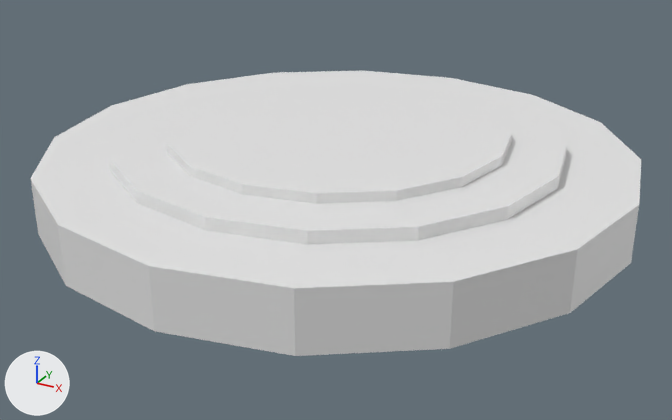
Before and after pictures for a commit that changed the Blender file blends/boat_wind_dir.blend.
One viewpoint serves both versions: a 50 mm camera at (0.302, -0.553, 0.238) aimed at (0.005, -0.013, -0.032). Every picture has the same lights, and +X, +Y and +Z are marked at lower left. The picture after the commit comes second.
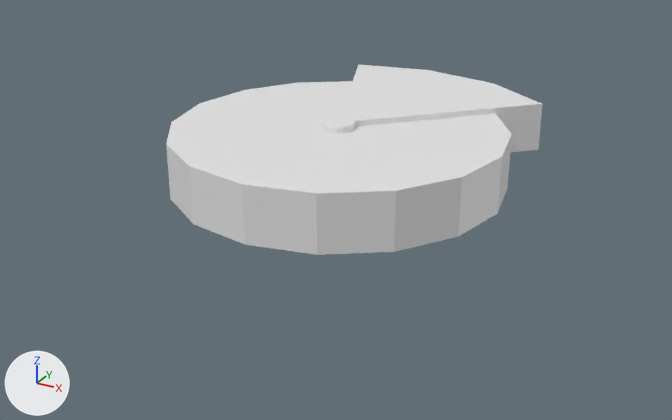
Diff of the bpy script that builds the scene:
```diff
--- a/blends/boat_wind_dir.blend.py
+++ b/blends/boat_wind_dir.blend.py
@@ me_cylinder_004 @@
+me_cylinder_004.from_pydata(...)  # 40 vertices, 26 faces; spans x -1.0..0.07, y -0.38..0.71, z -1.0..1.0
@@ ob_cylinder @@
 ob_cylinder.scale = (-0.16, -0.16, -0.0183)
+ob_cylinder.hide_set(True)
@@ ob_cylinder_002 @@
 ob_cylinder_002.scale = (-0.211, -0.211, -0.0202)
+ob_cylinder_002.hide_set(True)
@@ ob_cylinder_003 @@
+ob_cylinder_003 = bpy.data.objects.new('Cylinder.003', me_cylinder_004)
+ob_cylinder_003.location = (0.0, 0.0, 0.0118)
+ob_cylinder_003.rotation_euler = (3.142, 9.425, -1.571)  # degrees (180, 180, -90)
+ob_cylinder_003.scale = (-0.16, -0.16, -0.0183)
```

What differs and where, as boxes (x1, y1, x2, y2) in the pictures (672 x 420 px):
'Cylinder.002', hidden
    before: (30, 71, 641, 356)
'Cylinder', hidden
    before: (109, 77, 567, 245)
'Cylinder.003', added
    after: (322, 64, 543, 152)
